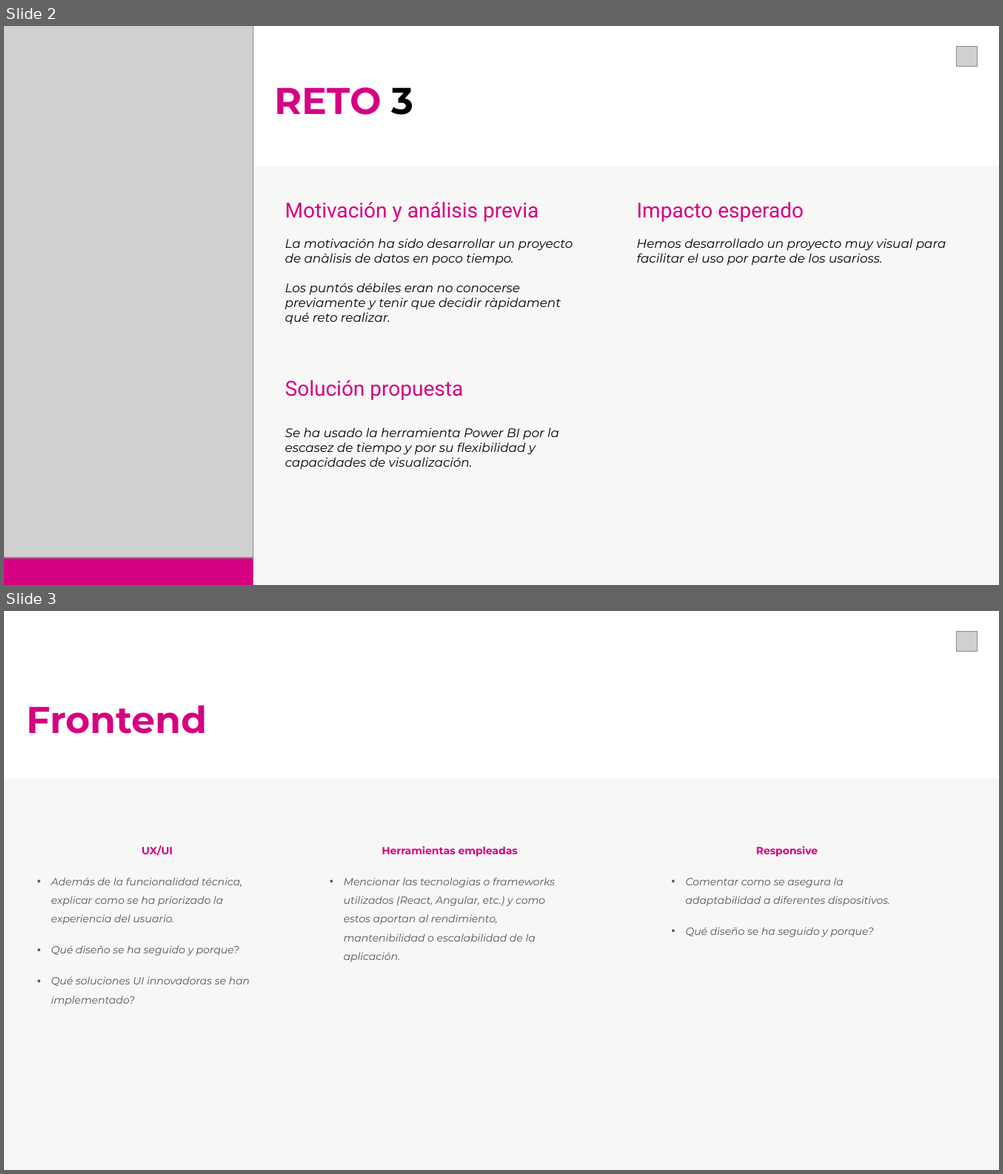
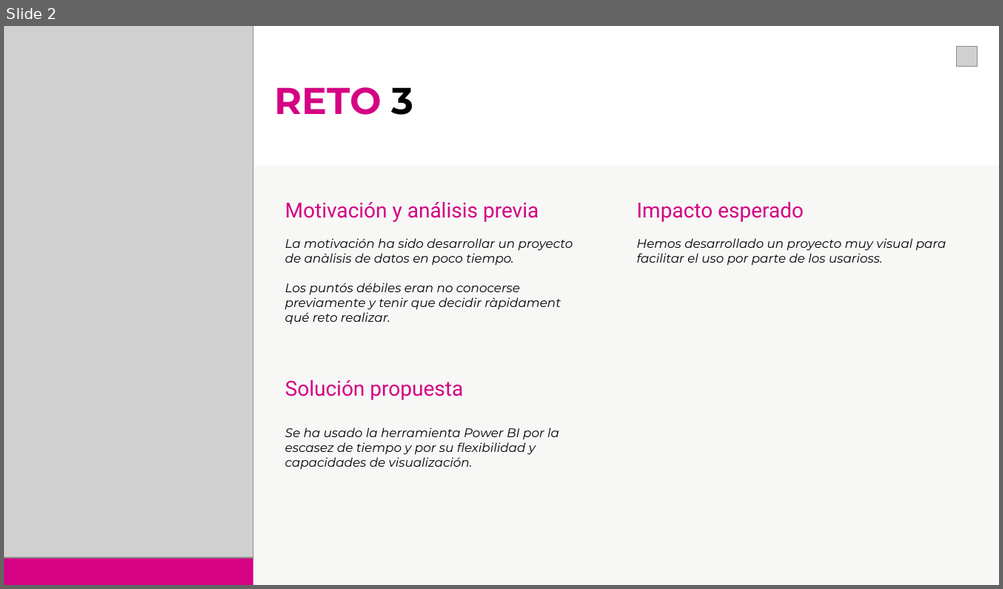
Before and after one commit to cvilafer/Datato_Equipo1_Reto3, a slide deck: Datato2025_Equipo1_Reto3.pptx. Shown one above the other, each under a label of ours: slides 2 and 3 before the commit, slide 2 after it. The pictures are 1003x1174 and 1003x589 pixels, drawn with LibreOffice and Linux fonts; fonts in the diff are those of the drawing; grey boxes stand for pictures; background and template pictures are left out. Boxes give left, top, right and bottom in pixels: in the first picture for what was removed or moved away, otherwise in the second. Text is boxed around its words. In the diff, an @@ line names an element or a change of style, - is before the commit and + after.

```diff
--- a/Datato2025_Equipo1_Reto3.pptx
+++ b/Datato2025_Equipo1_Reto3.pptx
@@ slide 3 removed at bbox=[4, 611, 999, 1170], background #FFFFFF; not listed: 1 template element that a slide beside it also shows @@
@@ picture removed at bbox=[956, 631, 977, 651] @@
@@ text removed at bbox=[27, 705, 207, 734] @@
-Frontend
@@ rectangle removed at bbox=[4, 779, 999, 1170] @@
@@ text removed at bbox=[51, 846, 250, 1006] @@
-UX/UI
-• Además de la funcionalidad técnica, explicar como se ha priorizado la experiencia del usuario.
-• Qué diseño se ha seguido y porque?
-• Qué soluciones UI innovadoras se han implementado?
@@ text removed at bbox=[344, 846, 555, 963] @@
-Herramientas empleadas
-• Mencionar las tecnologias o frameworks utilizados (React, Angular, etc.) y como estos aportan al rendimiento, mantenibilidad o escalabilidad de la aplicación.
@@ text removed at bbox=[686, 846, 890, 937] @@
-Responsive
-• Comentar como se asegura la adaptabilidad a diferentes dispositivos.
-• Qué diseño se ha seguido y porque?
```
Also in this commit, not shown: 3 slides added, 1 other slide removed.
